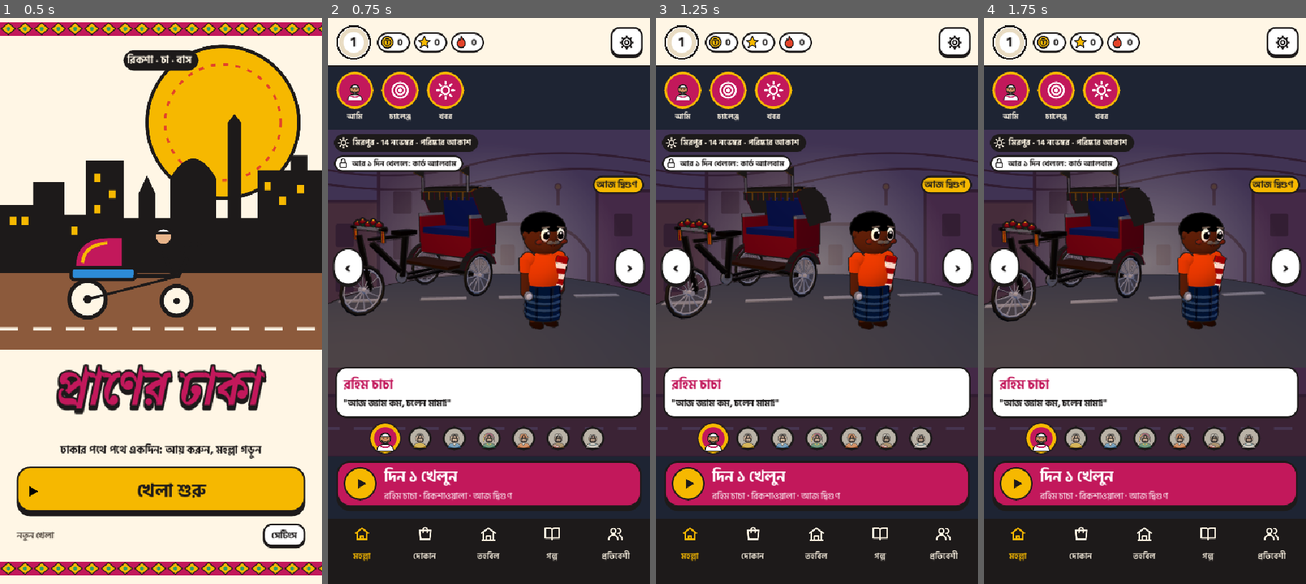
Above: before the commit, frames 1-4 (left to right).
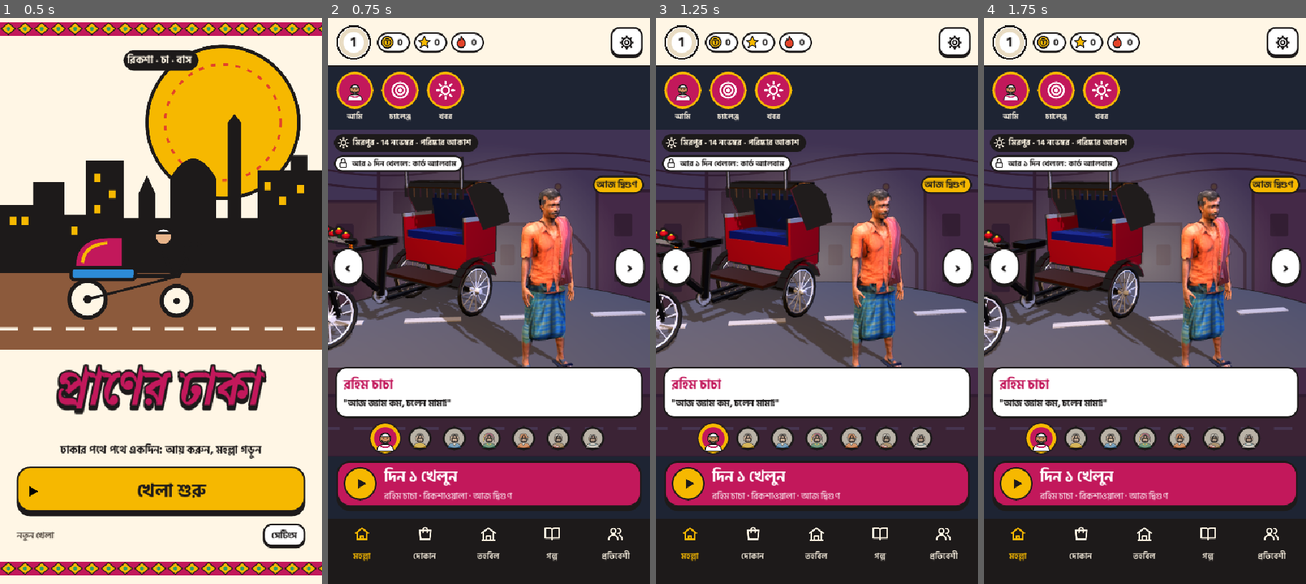
Above: after the commit, the same moments.

Repository: Habibur-Rahman-KUET-09/Dhakay-Akdin
Game: Godot game, scene res://scenes/main.tscn
Same seed, same stepped clock (60 frames per second), same inputs: the game is played once before the commit and once after it.
Inputs (mouse positions are in pixels of both pictures, inside the frame that each line leads up to):
- Up to frame 1 (0.5 s): no input
- Up to frame 2 (0.75 s): click "খেলা শুরু" at 0.5 s
- Up to frame 3 (1.25 s): no input
- Up to frame 4 (1.75 s): click (1041, 436) at 1.25 s

Frame 1 is identical in both runs. In frame 2, 20% of the frame differs, in the area x 0-100%, y 24-62%; in frame 3, 19%; in frame 4, 19%.

Commit message:
Rahim Chacha as he really looks: on the home stage and riding his rickshaw
His model, made from three photos by the characters workflow, takes the
cartoon's place where it is in the game (people.gd). On the home stage he
breathes, looks about, rings the bell and waves (person.gd turns the rig's
bones), in a soft sky light with a warm sun, shadows and a rim light. On the
rickshaw he sits leaning over the bars, hands on the grips and feet on
pedals that turn as he pedals (two-bone IK). A bought outfit recolours his
shirt and lungi, keeping the photo's folds and checks.

Co-Authored-By: Claude Opus 5.5 <noreply@anthropic.com>
Claude-Session: https://claude.ai/code/session_01D5VTTbiAkjZrLBvbSQEf7i

Diff:
--- a/game/scripts/ui/showcase.gd
+++ b/game/scripts/ui/showcase.gd
@@ -11,6 +11,7 @@
 const Graphics = preload("res://scripts/ui/graphics.gd")
 const Heroes = preload("res://scripts/world/heroes.gd")
 const Voice = preload("res://scripts/ui/voice.gd")
+const People = preload("res://scripts/world/people.gd")
 
 var who := "rickshaw"
 var progress: Object
@@ -27,6 +28,9 @@
 var _blink_left := 0.0
 var _gesture_in := 2.5
 var _busy := false
+## A real-looking person (people.gd) instead of a cartoon hero: softer,
+## warmer light with shadows, and their own idle and gestures.
+var _real := false
 ## How far the camera stands, and the height it looks at (per character).
 var _dist := 5.0
 var _look_y := 1.0
@@ -48,20 +52,24 @@
 	_vp.transparent_bg = true
 	_vp.msaa_3d = Viewport.MSAA_DISABLED if Graphics.level() == "low" else Viewport.MSAA_2X
 	add_child(_vp)
-	var env := Environment.new()
-	env.background_mode = Environment.BG_CLEAR_COLOR
-	env.ambient_light_source = Environment.AMBIENT_SOURCE_COLOR
-	env.ambient_light_color = Color("8FA3D9") if night else Color("FFF4E0")
-	env.ambient_light_energy = 0.5 if night else 0.75
-	var we := WorldEnvironment.new()
-	we.environment = env
-	_vp.add_child(we)
-	var sun := DirectionalLight3D.new()
-	sun.rotation_degrees = Vector3(-50, -35, 0)
-	sun.light_energy = 0.35 if night else 1.15
-	sun.light_color = Color("AFC2FF") if night else Color.WHITE
-	_vp.add_child(sun)
-	if night:
+	_real = People.has(who)
+	if _real:
+		_real_light()
+	else:
+		var env := Environment.new()
+		env.background_mode = Environment.BG_CLEAR_COLOR
+		env.ambient_light_source = Environment.AMBIENT_SOURCE_COLOR
+		env.ambient_light_color = Color("8FA3D9") if night else Color("FFF4E0")
+		env.ambient_light_energy = 0.5 if night else 0.75
+		var we := WorldEnvironment.new()
+		we.environment = env
+		_vp.add_child(we)
+		var sun := DirectionalLight3D.new()
+		sun.rotation_degrees = Vector3(-50, -35, 0)
+		sun.light_energy = 0.35 if night else 1.15
+		sun.light_color = Color("AFC2FF") if night else Color.WHITE
+		_vp.add_child(sun)
+	if night and not _real:
 		var lamp := OmniLight3D.new()
 		lamp.position = Vector3(1.6, 3.0, -1.6)
 		lamp.omni_range = 9.0
@@ -87,6 +95,13 @@
 	if _camera != null:
 		_camera.position.y = _look_y + 0.75 + sin(_t * 0.8) * 0.02
 	if _hero == null:
+		return
+	if _real:
+		_hero.idle(dt)
+		_gesture_in -= dt
+		if _gesture_in <= 0.0 and not _busy:
+			gesture(_hero.gesture_kind)
+			_gesture_in = randf_range(5.5, 9.0)
 		return
 	# Breathing, the head swaying a little.
 	_hero.scale = Vector3(1.0, 1.0 + sin(_t * 2.2) * 0.012, 1.0)
@@ -121,6 +136,12 @@
 func poke() -> void:
 	if _hero == null or not open:
 		return
+	if _real:
+		_busy = false
+		gesture("wave")
+		if _voice != null:
+			_voice.say("catch_" + who, true)
+		return
 	var up := create_tween()
 	up.tween_property(_hero, "position:y", _hero.position.y + 0.32, 0.16).set_trans(Tween.TRANS_QUAD).set_ease(Tween.EASE_OUT)
 	up.tween_property(_hero, "position:y", _hero.position.y, 0.24).set_trans(Tween.TRANS_BOUNCE).set_ease(Tween.EASE_OUT)
@@ -137,6 +158,10 @@
 	if _hero == null or _busy:
 		return
 	_busy = true
+	if _real:
+		var t: Tween = _hero.gesture(kind)
+		t.tween_callback(func(): _busy = false)
+		return
 	var r: Node3D = _hero.get_meta("arm_r")
 	var l: Node3D = _hero.get_meta("arm_l")
 	var tw := create_tween()
@@ -282,7 +307,21 @@
 			# The ghat's wooden steps where he stands.
 			_marks(Color("8D6E63"), [Vector3(-0.45, 0.06, -0.35)], Vector3(1.4, 0.12, 1.1))
 			hero_at = Vector3(-0.45, 0.12, -0.35)
-	_hero = Heroes.hero(who, _look("outfit") if who in ["rickshaw", "tea", "fuchka"] else {})
+	if _real:
+		_hero = People.make(who)
+		_real = _hero != null and _hero.has_rig()
+		if _real:
+			_hero.wear(_look("outfit"))
+		if _hero != null and not _real:
+			_hero.free()
+			_hero = null
+	if _real:
+		# Life size, so the camera comes closer to see his face.
+		_dist = 3.5
+		_look_y = 1.0
+		hero_at.x += 0.15
+	if _hero == null:
+		_hero = Heroes.hero(who, _look("outfit") if who in ["rickshaw", "tea", "fuchka"] else {})
 	_hero.position = hero_at
 	_hero.rotation.y = 0.25
 	_pivot.add_child(_hero)
@@ -299,6 +338,52 @@
 	var plain := Models.material()
 	for w in v.get_meta("wheels"):
 		(w as MeshInstance3D).material_override = plain
+
+
+## Light for a real-looking person: a soft sky all round (no HDRI file to
+## carry), a warm low sun with soft shadows, and a cool light from behind
+## that draws their edge out of the background. Filmic tones so skin and
+## cloth do not burn out.
+func _real_light() -> void:
+	var sky_mat := ProceduralSkyMaterial.new()
+	sky_mat.sky_top_color = Color("1B2A4A") if night else Color("6F9BD1")
+	sky_mat.sky_horizon_color = Color("4A4E68") if night else Color("E9D9C2")
+	sky_mat.ground_bottom_color = Color("1A1A1E") if night else Color("5A4A3C")
+	sky_mat.ground_horizon_color = Color("3A3A44") if night else Color("C9B79F")
+	sky_mat.sun_angle_max = 30.0
+	var sky := Sky.new()
+	sky.sky_material = sky_mat
+	var env := Environment.new()
+	env.background_mode = Environment.BG_CLEAR_COLOR
+	env.sky = sky
+	env.ambient_light_source = Environment.AMBIENT_SOURCE_SKY
+	env.ambient_light_energy = 0.45 if night else 0.85
+	env.reflected_light_source = Environment.REFLECTION_SOURCE_SKY
+	env.tonemap_mode = Environment.TONE_MAPPER_FILMIC
+	env.tonemap_exposure = 1.05
+	var we := WorldEnvironment.new()
+	we.environment = env
+	_vp.add_child(we)
+	var sun := DirectionalLight3D.new()
+	sun.rotation_degrees = Vector3(-38, -150, 0)
+	sun.light_energy = 0.4 if night else 1.5
+	sun.light_color = Color("AFC2FF") if night else Color("FFE6C7")
+	sun.shadow_enabled = Graphics.level() != "low"
+	sun.shadow_blur = 2.0
+	sun.directional_shadow_max_distance = 12.0
+	_vp.add_child(sun)
+	var rim := DirectionalLight3D.new()
+	rim.rotation_degrees = Vector3(-20, 35, 0)
+	rim.light_energy = 0.35 if night else 0.75
+	rim.light_color = Color("BFD4FF")
+	_vp.add_child(rim)
+	if night:
+		var lamp := OmniLight3D.new()
+		lamp.position = Vector3(1.6, 3.0, -1.6)
+		lamp.omni_range = 9.0
+		lamp.light_energy = 2.2
+		lamp.light_color = Color("FFC46B")
+		_vp.add_child(lamp)
 
 
 ## Steam rising from Monir's kettle.
--- /dev/null
+++ b/game/scripts/world/people.gd
@@ -0,0 +1,29 @@
+## The real-looking people made from photos (tool/characters, the
+## "characters" workflow), by who they play. Someone without a model here
+## stays a cartoon hero (heroes.gd).
+extends RefCounted
+
+const Person = preload("res://scripts/world/person.gd")
+
+const FILES := {"rickshaw": "rahim"}
+const GESTURES := {"rickshaw": "ring"}
+
+
+static func path(who: String) -> String:
+	return "res://people/%s.glb" % FILES.get(who, "")
+
+
+static func has(who: String) -> bool:
+	return FILES.has(who) and ResourceLoader.exists(path(who))
+
+
+## The person, facing -Z, standing on y = 0; null if there is none.
+static func make(who: String) -> Node3D:
+	if not has(who):
+		return null
+	var scene := load(path(who)) as PackedScene
+	if scene == null:
+		return null
+	var p := Person.new()
+	p.name = "Person"
+	return p.setup(scene, str(GESTURES.get(who, "wave")))
--- /dev/null
+++ b/game/scripts/world/person.gd
@@ -0,0 +1,319 @@
+## A real-looking person, made from three photos (tool/characters), on the
+## home stage: they breathe, look about, sway their arms a little, and do
+## their thing (the arms move by turning the rig's bones, see gesture()).
+## Made by People.make(who); faces -Z like the cartoon heroes.
+extends Node3D
+
+## The rig's bones used here, by name (MPFB's "game_engine" rig).
+const BONES := ["spine_01", "spine_02", "spine_03", "neck_01", "head", "clavicle_l", "clavicle_r",
+		"upperarm_l", "upperarm_r", "lowerarm_l", "lowerarm_r", "hand_l", "hand_r",
+		"thigh_l", "thigh_r", "calf_l", "calf_r", "foot_l", "foot_r"]
+
+## On the rickshaw (rickshaw-local, which faces -Z like him): where he sits,
+## the pedals' crank (centre, radius, half the width between the pedals)
+## and the handlebar's grips (x either side, height, z).
+const SEAT := Vector3(0, 0.27, -0.42)
+const CRANK := Vector3(0, 0.42, -0.52)
+const CRANK_R := 0.15
+const PEDAL_X := 0.12
+const GRIP := Vector3(0.29, 1.15, -1.08)
+## How far he leans over the handlebar (radians).
+const LEAN := 0.42
+
+## Turns, set by gesture tweens, as rotation vectors (axis times angle) in
+## the rig's own space: +Z in front of him, +X his left, +Y up. They are
+## measured from where the bone rests, as if its parent had not moved, so a
+## forearm bend means the same thing whether the arm is down or raised.
+var arm_l := Vector3.ZERO
+var arm_r := Vector3.ZERO
+var fore_l := Vector3.ZERO
+var fore_r := Vector3.ZERO
+var hand_r := Vector3.ZERO
+var nod := 0.0
+var gesture_kind := "wave"
+
+var _skel: Skeleton3D
+var _bone := {}
+var _parent_rest := {}
+var _rest := {}
+var _t := 0.0
+var _look := 0.0
+var _look_to := 0.0
+var _look_in := 2.0
+## Riding: the crank's turn and whether he is pushing the pedals.
+var riding := false
+var crank := 0.0
+var _cranks: Array[MeshInstance3D] = []
+
+
+func setup(scene: PackedScene, p_gesture: String) -> Node3D:
+	gesture_kind = p_gesture
+	var model := scene.instantiate() as Node3D
+	# glTF people face +Z; the game's face -Z.
+	model.rotation.y = PI
+	add_child(model)
+	_skel = _find_skeleton(model)
+	if _skel != null:
+		for b in BONES:
+			var i := _skel.find_bone(b)
+			if i < 0:
+				continue
+			_bone[b] = i
+			var p := _skel.get_bone_parent(i)
+			_parent_rest[b] = _skel.get_bone_global_rest(p).basis.orthonormalized() if p >= 0 else Basis()
+			_rest[b] = _skel.get_bone_rest(i).basis.get_rotation_quaternion()
+	for m in find_children("*", "MeshInstance3D", true, false):
+		(m as MeshInstance3D).cast_shadow = GeometryInstance3D.SHADOW_CASTING_SETTING_ON
+	return self
+
+
+func has_rig() -> bool:
+	return _bone.size() == BONES.size()
+
+
+static func _find_skeleton(n: Node) -> Skeleton3D:
+	if n is Skeleton3D:
+		return n
+	for c in n.get_children():
+		var s := _find_skeleton(c)
+		if s != null:
+			return s
+	return null
+
+
+## Called every frame by the stage.
+func idle(dt: float) -> void:
+	if _skel == null or not has_rig():
+		return
+	_t += dt
+	# Now and then he looks somewhere else, slowly.
+	_look_in -= dt
+	if _look_in <= 0.0:
+		_look_to = randf_range(-0.35, 0.35)
+		_look_in = randf_range(2.5, 5.0)
+	_look = lerpf(_look, _look_to, clampf(dt * 1.6, 0.0, 1.0))
+	var breath := sin(_t * 2.1)
+	_turn("spine_02", Vector3(-0.012 * breath, 0, 0))
+	_turn("spine_03", Vector3(-0.016 * breath, sin(_t * 0.5) * 0.02, 0))
+	_turn("neck_01", Vector3(0.01 * breath + nod * 0.5, _look * 0.4, 0))
+	_turn("head", Vector3(nod * 0.5, _look * 0.6, sin(_t * 0.7) * 0.03))
+	_turn("clavicle_l", Vector3(0, 0, 0.012 * breath))
+	_turn("clavicle_r", Vector3(0, 0, -0.012 * breath))
+	var sway := sin(_t * 1.05) * 0.025
+	_turn("upperarm_l", arm_l + Vector3(sway, 0, 0))
+	_turn("upperarm_r", arm_r + Vector3(-sway, 0, 0))
+	_turn("lowerarm_l", fore_l + Vector3(-0.06, 0, 0))
+	_turn("lowerarm_r", fore_r + Vector3(-0.06, 0, 0))
+	_turn("hand_r", hand_r)
+
+
+## A bought outfit: the shirt and the lungi take its colours, keeping the
+## photo's folds, light and checks (outfit: {"shirt": hex, "lower": hex}).
+func wear(outfit: Dictionary) -> void:
+	if outfit.is_empty():
+		return
+	for m in find_children("*", "MeshInstance3D", true, false):
+		var mi := m as MeshInstance3D
+		var key := "shirt" if mi.name == "shirt" else ("lower" if mi.name == "lungi" else "")
+		if key == "" or not outfit.has(key) or mi.mesh == null:
+			continue
+		var old := mi.mesh.surface_get_material(0) as BaseMaterial3D
+		if old == null or old.albedo_texture == null:
+			continue
+		var mat := ShaderMaterial.new()
+		mat.shader = _tint()
+		mat.set_shader_parameter("photo", old.albedo_texture)
+		mat.set_shader_parameter("tint", Color(str(outfit[key])))
+		mi.material_override = mat
+
+
+const _TINT_CODE := """
+shader_type spatial;
+uniform sampler2D photo : source_color, filter_linear_mipmap;
+uniform vec3 tint : source_color;
+void fragment() {
+	vec3 c = texture(photo, UV).rgb;
+	float l = dot(c, vec3(0.299, 0.587, 0.114));
+	ALBEDO = tint * (0.3 + 1.25 * l);
+	ROUGHNESS = 0.85;
+}
+"""
+static var _tint_shader: Shader
+
+
+static func _tint() -> Shader:
+	if _tint_shader == null:
+		_tint_shader = Shader.new()
+		_tint_shader.code = _TINT_CODE
+	return _tint_shader
+
+
+## Sits him on the rickshaw he is a child of, hands on the handlebar, feet
+## on pedals (which this adds, turning with his feet).
+func ride() -> void:
+	riding = true
+	position = SEAT
+	var steel := StandardMaterial3D.new()
+	steel.albedo_color = Color("2B2B2B")
+	steel.metallic = 0.6
+	steel.roughness = 0.4
+	for side in [-1, 1]:
+		var arm := MeshInstance3D.new()
+		var box := BoxMesh.new()
+		box.size = Vector3(0.025, CRANK_R, 0.03)
+		arm.mesh = box
+		arm.material_override = steel
+		var pedal := MeshInstance3D.new()
+		var pb := BoxMesh.new()
+		pb.size = Vector3(0.1, 0.025, 0.06)
+		pedal.mesh = pb
+		pedal.material_override = steel
+		pedal.position = Vector3(side * 0.05, CRANK_R * 0.5, 0)
+		arm.add_child(pedal)
+		get_parent().add_child.call_deferred(arm)
+		_cranks.append(arm)
+
+
+## Each frame on the rickshaw: the crank turns while he pedals (speed in
+## tiles a second; coasting, his feet stay where they are).
+func pedal(dt: float, pushing: bool, speed: float) -> void:
+	if _skel == null or not has_rig():
+		return
+	_t += dt
+	if pushing:
+		crank = fmod(crank + dt * (2.2 + speed * 1.6), TAU)
+	var to_s := _skeleton_from_here()
+	var breath := sin(_t * 2.6)
+	# Leaning over the bars, pushing a little harder into each stroke.
+	var push := (sin(crank * 2.0) * 0.03) if pushing else 0.0
+	_turn("spine_01", Vector3(LEAN * 0.55 + push, 0, sin(crank) * (0.04 if pushing else 0.0)))
+	_turn("spine_02", Vector3(LEAN * 0.25 - 0.01 * breath, 0, 0))
+	_turn("spine_03", Vector3(LEAN * 0.2 - 0.012 * breath, 0, 0))
+	# Head up to see the road.
+	_turn("neck_01", Vector3(-LEAN * 0.55, 0, 0))
+	_turn("head", Vector3(-LEAN * 0.35, sin(_t * 0.4) * 0.12, 0))
+	for b in ["clavicle_l", "clavicle_r", "upperarm_l", "upperarm_r", "lowerarm_l", "lowerarm_r", "thigh_l", "thigh_r", "calf_l", "calf_r", "foot_l", "foot_r", "hand_l", "hand_r"]:
+		_skel.set_bone_pose_rotation(_bone[b], _rest[b])
+	_skel.force_update_all_bone_transforms()
+	for side in ["l", "r"]:
+		var s := 1.0 if side == "l" else -1.0
+		# The skeleton's +X (his left) is -X here: he is turned round in it.
+		var a := crank + (0.0 if side == "l" else PI)
+		var p := CRANK - SEAT + Vector3(-s * PEDAL_X, cos(a) * CRANK_R, -sin(a) * CRANK_R)
+		var ankle := to_s * (p + Vector3(0, 0.1, 0.09))
+		_limb("thigh_" + side, "calf_" + side, "foot_" + side, ankle, to_s.basis * Vector3(-s * 0.15, 0, -1))
+		# The foot along the pedal, toes down more as it comes up behind.
+		var toes := to_s.basis * Vector3(0, -0.35 - 0.25 * maxf(0.0, sin(a)), -1).normalized()
+		_aim("foot_" + side, "ball_" + side, toes)
+		var grip := to_s * (Vector3(-s * GRIP.x, GRIP.y, GRIP.z) - SEAT + Vector3(0, 0.02, 0.05))
+		_limb("upperarm_" + side, "lowerarm_" + side, "hand_" + side, grip, to_s.basis * Vector3(-s, -0.6, 0.4))
+	# The cranks with the pedals.
+	for k in _cranks.size():
+		# The first is on -X, with the left foot (crank + 0).
+		var a := crank + (0.0 if k == 0 else PI)
+		var arm := _cranks[k]
+		arm.position = CRANK + Vector3((-1 if k == 0 else 1) * 0.07, cos(a) * CRANK_R * 0.5, -sin(a) * CRANK_R * 0.5)
+		arm.rotation = Vector3(-a, 0, 0)
+		(arm.get_child(0) as Node3D).rotation = Vector3(a, 0, 0)
+
+
+## From this node's space to the skeleton's.
+func _skeleton_from_here() -> Transform3D:
+	var xf := Transform3D.IDENTITY
+	var n: Node = _skel
+	while n != null and n != self:
+		if n is Node3D:
+			xf = (n as Node3D).transform * xf
+		n = n.get_parent()
+	return xf.affine_inverse()
+
+
+## Two bones (upper, lower) reaching for target (skeleton space), the
+## middle joint bending towards pole; the end bone keeps its rest.
+func _limb(upper: String, lower: String, end: String, target: Vector3, pole: Vector3) -> void:
+	var iu: int = _bone[upper]
+	var il: int = _bone[lower]
+	var ie: int = _bone[end]
+	var a := _skel.get_bone_global_pose(iu).origin
+	var l1 := _skel.get_bone_rest(il).origin.length()
+	var l2 := _skel.get_bone_rest(ie).origin.length()
+	var d := target - a
+	var dist := clampf(d.length(), absf(l1 - l2) + 0.01, l1 + l2 - 0.005)
+	var dir := d.normalized()
+	var x := (l1 * l1 + dist * dist - l2 * l2) / (2.0 * dist)
+	var h := sqrt(maxf(l1 * l1 - x * x, 0.0))
+	var side := (pole - dir * pole.dot(dir)).normalized()
+	var mid := a + dir * x + side * h
+	_aim(upper, lower, (mid - a).normalized())
+	_aim(lower, end, (a + dir * dist - mid).normalized())
+
+
+## Turns bone so the way to its child points along want (skeleton space),
+## from its rest, under its parent as it is posed now.
+func _aim(b: String, child: String, want: Vector3) -> void:
+	var i: int = _bone[b]
+	var c := _skel.find_bone(child)
+	var p := _skel.get_bone_parent(i)
+	var gp := _skel.get_bone_global_pose(p).basis.orthonormalized() if p >= 0 else Basis()
+	var rest: Quaternion = _rest[b]
+	var g0 := gp * Basis(rest)
+	var now := (g0 * _skel.get_bone_rest(c).origin).normalized()
+	var turn := Quaternion(now, want.normalized()) if now.dot(want.normalized()) > -0.999 else Quaternion(Vector3.RIGHT, PI)
+	_skel.set_bone_pose_rotation(i, (gp.inverse() * Basis(turn) * g0).get_rotation_quaternion())
+	_skel.force_update_all_bone_transforms()
+
+
+## Turns a bone by a rotation vector in the rig's space, from its rest.
+func _turn(b: String, by: Vector3) -> void:
+	var i: int = _bone[b]
+	var q: Quaternion = _rest[b]
+	if by.length_squared() > 1e-10:
+		var p: Basis = _parent_rest[b]
+		var world := Basis(by.normalized(), by.length())
+		q = (p.inverse() * world * p).get_rotation_quaternion() * q
+	_skel.set_bone_pose_rotation(i, q)
+
+
+## Their thing, or "wave". Returns the tween so the stage knows when it ends.
+func gesture(kind: String) -> Tween:
+	var tw := create_tween()
+	match kind:
+		"ring":
+			# The bell on the handlebar: the right hand out in front, shaken.
+			tw.tween_property(self, "arm_r", Vector3(-1.05, 0, -0.15), 0.3).set_trans(Tween.TRANS_SINE)
+			tw.parallel().tween_property(self, "fore_r", Vector3(-0.55, 0, 0), 0.3).set_trans(Tween.TRANS_SINE)
+			for k in 4:
+				tw.tween_property(self, "hand_r", Vector3(0, 0, 0.35), 0.08)
+				tw.tween_property(self, "hand_r", Vector3(0, 0, -0.2), 0.08)
+		"thumb":
+			tw.tween_property(self, "arm_r", Vector3(-1.2, 0, 0), 0.3).set_trans(Tween.TRANS_SINE)
+			tw.parallel().tween_property(self, "fore_r", Vector3(-0.3, 0, 0), 0.3)
+			tw.tween_interval(0.8)
+		"call":
+			tw.tween_property(self, "arm_r", Vector3(-2.3, 0, -0.4), 0.35).set_trans(Tween.TRANS_SINE)
+			for k in 2:
+				tw.tween_property(self, "fore_r", Vector3(-0.5, 0, 0), 0.2)
+				tw.tween_property(self, "fore_r", Vector3(0, 0, 0), 0.2)
+		"row":
+			for k in 2:
+				tw.tween_property(self, "arm_r", Vector3(-0.8, 0, 0), 0.4).set_trans(Tween.TRANS_SINE)
+				tw.parallel().tween_property(self, "arm_l", Vector3(-0.8, 0, 0), 0.4).set_trans(Tween.TRANS_SINE)
+				tw.tween_property(self, "arm_r", Vector3(0.3, 0, 0), 0.4).set_trans(Tween.TRANS_SINE)
+				tw.parallel().tween_property(self, "arm_l", Vector3(0.3, 0, 0), 0.4).set_trans(Tween.TRANS_SINE)
+		"nod":
+			for k in 2:
+				tw.tween_property(self, "nod", 0.22, 0.18).set_trans(Tween.TRANS_SINE)
+				tw.tween_property(self, "nod", 0.0, 0.18).set_trans(Tween.TRANS_SINE)
+		_:
+			# A wave: the right arm up at the side, the forearm swinging.
+			tw.tween_property(self, "arm_r", Vector3(-0.35, 0, -2.05), 0.35).set_trans(Tween.TRANS_BACK).set_ease(Tween.EASE_OUT)
+			tw.parallel().tween_property(self, "fore_r", Vector3(0, 0, -0.25), 0.35)
+			for k in 3:
+				tw.tween_property(self, "fore_r", Vector3(0, 0, -0.75), 0.16).set_trans(Tween.TRANS_SINE)
+				tw.tween_property(self, "fore_r", Vector3(0, 0, -0.1), 0.16).set_trans(Tween.TRANS_SINE)
+	tw.tween_property(self, "arm_r", Vector3.ZERO, 0.4).set_trans(Tween.TRANS_SINE)
+	tw.parallel().tween_property(self, "arm_l", Vector3.ZERO, 0.4).set_trans(Tween.TRANS_SINE)
+	tw.parallel().tween_property(self, "fore_r", Vector3.ZERO, 0.4).set_trans(Tween.TRANS_SINE)
+	tw.parallel().tween_property(self, "fore_l", Vector3.ZERO, 0.4).set_trans(Tween.TRANS_SINE)
+	tw.parallel().tween_property(self, "hand_r", Vector3.ZERO, 0.3)
+	return tw
--- a/game/scripts/world/rickshaw_scene.gd
+++ b/game/scripts/world/rickshaw_scene.gd
@@ -19,6 +19,7 @@
 const Chatter = preload("res://scripts/ui/chatter.gd")
 const City = preload("res://scripts/world/city.gd")
 const Models = preload("res://scripts/world/models.gd")
+const People = preload("res://scripts/world/people.gd")
 const Hud = preload("res://scripts/ui/hud.gd")
 const Traffic = preload("res://scripts/world/traffic.gd")
 const Music = preload("res://scripts/ui/music.gd")
@@ -79,6 +80,8 @@
 ## The rickshaw body's material: paints hood and body, pedals the legs.
 var _paint: ShaderMaterial
 var _rider_paint: ShaderMaterial
+## Rahim Chacha from his photos, riding (person.gd); null: the old rider.
+var _person: Node3D
 var camera: Camera3D
 var marker: Node3D
 var hud: Hud
@@ -314,6 +317,17 @@
 		var outfit := progress.worn("rickshaw", "outfit")
 		_rider_paint = Models.traffic_material(PackedColorArray([Color(str(outfit.get("shirt", "E8892B"))), Color(str(outfit.get("lower", "2D5D8A")))]), false)
 		(rickshaw.get_meta("rider") as MeshInstance3D).material_override = _rider_paint
+	if mode != "delivery":
+		# Rahim Chacha as he really looks (people.gd), if his model is here.
+		_person = People.make("rickshaw")
+		if _person != null and _person.has_rig():
+			rickshaw.add_child(_person)
+			_person.ride()
+			_person.wear(progress.worn("rickshaw", "outfit"))
+			(rickshaw.get_meta("rider") as MeshInstance3D).visible = false
+		elif _person != null:
+			_person.free()
+			_person = null
 	var plain := Models.material()
 	for w in rickshaw.get_meta("wheels"):
 		(w as MeshInstance3D).material_override = plain
@@ -727,6 +741,8 @@
 	_paint.set_shader_parameter("custom_data", Vector4(0.0, 1.0 if pedalling else 0.0, 0.0, 1.0))
 	if _rider_paint != null:
 		_rider_paint.set_shader_parameter("custom_data", Vector4(0.0, 1.0 if pedalling else 0.0, 0.0, 1.0))
+	if _person != null:
+		_person.pedal(dt, pedalling, d.speed if d.moving else 0.0)
 	var forward := Vector3(-sin(_yaw), 0, -cos(_yaw))
 	# Behind the rickshaw may be a building: then the camera comes closer
 	# (and a little higher) until it stands over the road.
--- a/game/tests/test_ux.gd
+++ b/game/tests/test_ux.gd
@@ -66,3 +66,15 @@
 	eq(b.n("hawker.daily_target"), roundf(b.plain("hawker.daily_target") * 60.0 / b.plain("hawker.day_seconds")), "the target shrinks with it")
 	eq(b.quick_share("bus"), 1.0, "the bus runs on trips, not a clock")
 	Balance.quick = was
+
+
+func test_rahim_is_a_real_person_with_a_rig() -> void:
+	var People = load("res://scripts/world/people.gd")
+	check(People.has("rickshaw"), "Rahim's model is in the game")
+	check(not People.has("tea"), "Monir stays a cartoon hero for now")
+	check(People.make("tea") == null, "no model: nothing made")
+	var p: Node3D = People.make("rickshaw")
+	check(p != null and p.has_rig(), "his rig has the bones the stage moves")
+	if p != null:
+		p.idle(0.5)
+		p.free()
Binary file added: game/people/rahim.glb
Not shown, changed: docs/DETAILED_DESIGN.md
